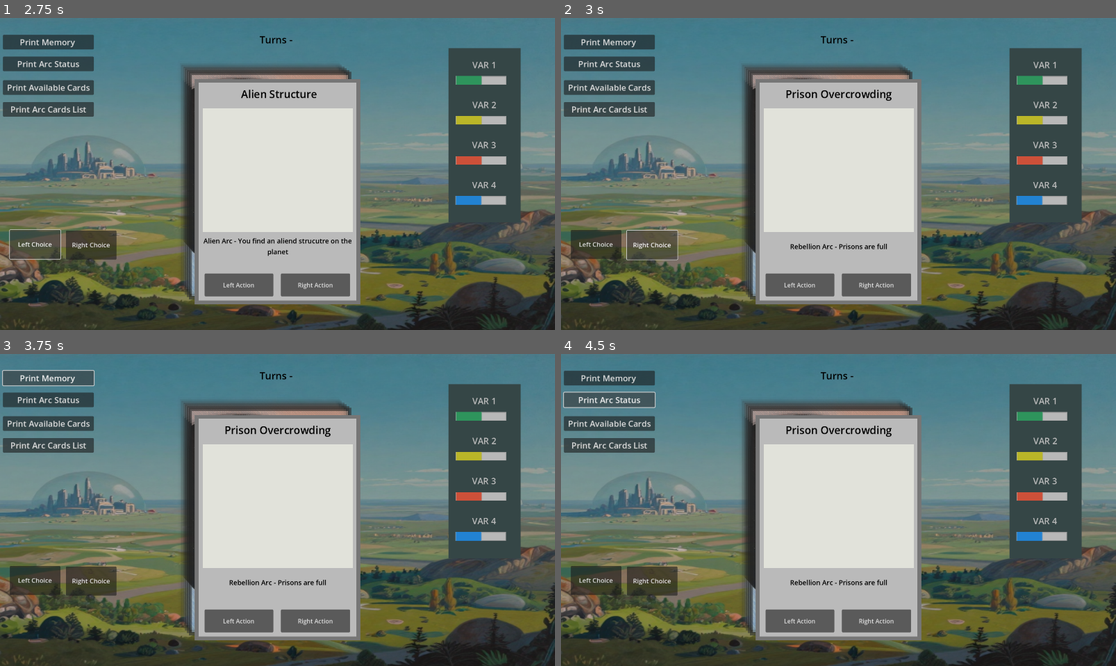
Above: before the commit, frames 1-4 (two rows, left to right).
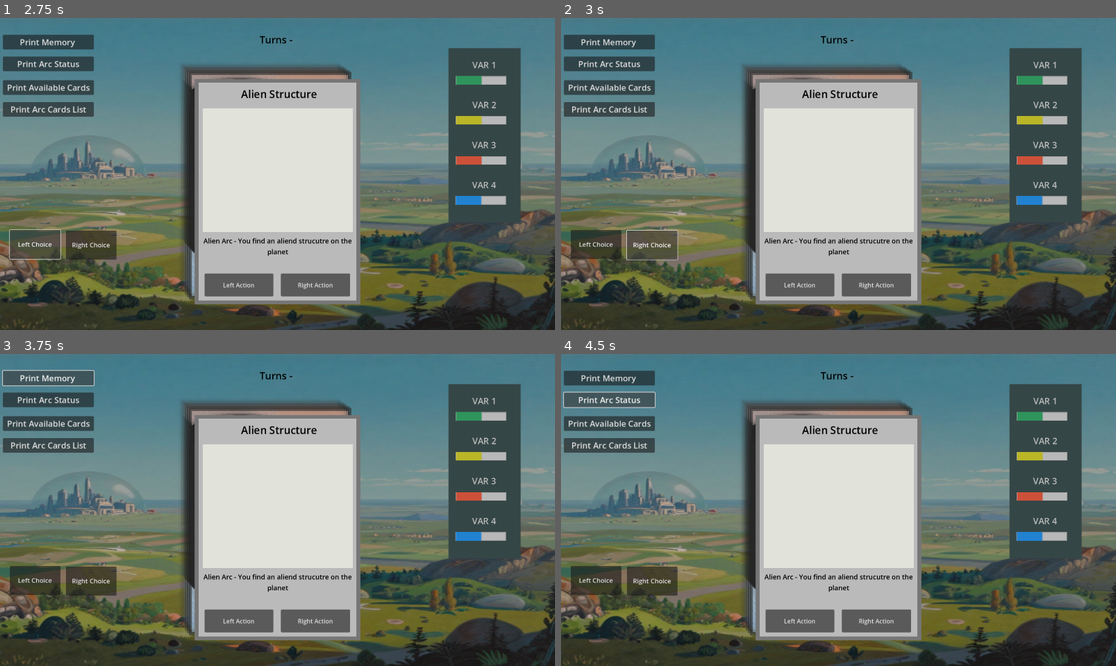
Above: after the commit, the same moments.

Repository: davidcurral/Procedural-Narrative-Prototype-Project
Game: Godot game, scene res://Scenes/main.tscn
Same seed, same stepped clock (60 frames per second), same inputs: the game is played once before the commit and once after it. This scene is started directly instead of the project's main scene.
Inputs:
- Up to frame 1 (2.75 s): click "Left Action" at 0.5 s; click "Right Action" at 1.25 s; click "Left Choice" at 2 s
- Up to frame 2 (3 s): click "Right Choice" at 2.75 s
- Up to frame 3 (3.75 s): click "Print Memory" at 3.5 s
- Up to frame 4 (4.5 s): click "Print Arc Status" at 4.25 s

Frame 1 is identical in both runs. In frame 2, 0.7% of the frame differs, in the area x 36-64%, y 22-77%; in frame 3, 0.7%; in frame 4, 0.7%.
Error in both runs: Invalid access to property or key 'left_description' on a base object of type 'Resource (Cards)'. (res://Scripts/card_item.gd:32)

Commit message:
Day 22 Change Logic of Simulation
Add conditions of simple game to remove arc cards from the available cards

Diff:
--- a/procedural-narrative/Resources/Auto cards/56_ai_uprising.tres
+++ b/procedural-narrative/Resources/Auto cards/56_ai_uprising.tres
@@ -7,11 +7,6 @@
 script = ExtResource("1_sucyn")
 target = 2
 value = -10
-
-[sub_resource type="Resource" id="Resource_jsl24"]
-script = ExtResource("1_sucyn")
-type = 2
-value = 6
 
 [sub_resource type="Resource" id="Resource_7gqqr"]
 script = ExtResource("1_sucyn")
@@ -26,6 +21,12 @@
 target = 1
 value = -30
 
+[sub_resource type="Resource" id="Resource_jsl24"]
+script = ExtResource("1_sucyn")
+type = 2
+value = 6
+arc = 1
+
 [resource]
 script = ExtResource("2_jsl24")
 id = 56
@@ -35,7 +36,7 @@
 arc = 1
 arc_progression = 8
 cooldown = 5
-left_effects = Array[ExtResource("1_sucyn")]([SubResource("Resource_sucyn"), SubResource("Resource_jsl24"), SubResource("Resource_7gqqr")])
+left_effects = Array[ExtResource("1_sucyn")]([SubResource("Resource_sucyn"), SubResource("Resource_7gqqr")])
 left_discription = "Negotiate peace"
 right_effects = Array[ExtResource("1_sucyn")]([SubResource("Resource_2jxdf"), SubResource("Resource_5q6v3"), SubResource("Resource_jsl24")])
 right_discription = "Destroy AI"
--- a/procedural-narrative/Scripts/Effect.gd
+++ b/procedural-narrative/Scripts/Effect.gd
@@ -3,8 +3,8 @@
 
 
 # -- Common variables --
-enum type_options {stat, flag, unlock}
-enum target_options {resources, progress, security, moral, risk, influence}
+enum type_options {stat, unlock, flag}
+enum target_options {resources, progress, security, moral, risk, influence, none}
 enum arc_options {no_arc, AI, Aliens, Rebellion}
 
 const TARGET_KEYS = {
@@ -13,7 +13,8 @@
 	target_options.security: "Security",
 	target_options.moral: "Moral",
 	target_options.risk: "Risk",
-	target_options.influence: "Influence"
+	target_options.influence: "Influence",
+	target_options.none : " "
 
 }
 
--- a/procedural-narrative/Scripts/Utilities/GameStateSimulation.gd
+++ b/procedural-narrative/Scripts/Utilities/GameStateSimulation.gd
@@ -197,8 +197,8 @@
 # ----- Arc  Functions ----
 func evaluate_arc_unlocks()-> void:
 	check_ai_arc_unlock()
-	#check_alien_arc_unlock()
-	#check_rebellion_unlock()
+	check_alien_arc_unlock()
+	check_rebellion_unlock()
 	#check_terraform_unlock()
 
 func progress_arc(card: Cards, choice_id: int)-> void: # ver quando chamar isto e o que fazer- > mudar as cartas antigas para "lixo" e mudar weight de p´roxima carta na seq
--- a/procedural-narrative/Scripts/Utilities/data_loader.gd
+++ b/procedural-narrative/Scripts/Utilities/data_loader.gd
@@ -144,7 +144,7 @@
 		return 4
 	elif value == "influence":
 		return 5
-	return 0
+	return 6
 
 static func arc_to_enum(value: String) -> int:
 	if value == "no_arc":
--- a/procedural-narrative/Scripts/game_state.gd
+++ b/procedural-narrative/Scripts/game_state.gd
@@ -211,13 +211,14 @@
 
 	if choice_id == 0:
 		for effect in card.left_effects:
-			if effect.type == 1:
+			if effect.type == 2:
 				complete_arc(arc_map[card.arc])
 				available_cards_list.erase(card.id)
 				return
+
 	elif choice_id == 1:
 		for effect in card.right_effects:
-			if effect.type == 1:
+			if effect.type == 2:
 				complete_arc(arc_map[card.arc])
 				available_cards_list.erase(card.id)
 				return
